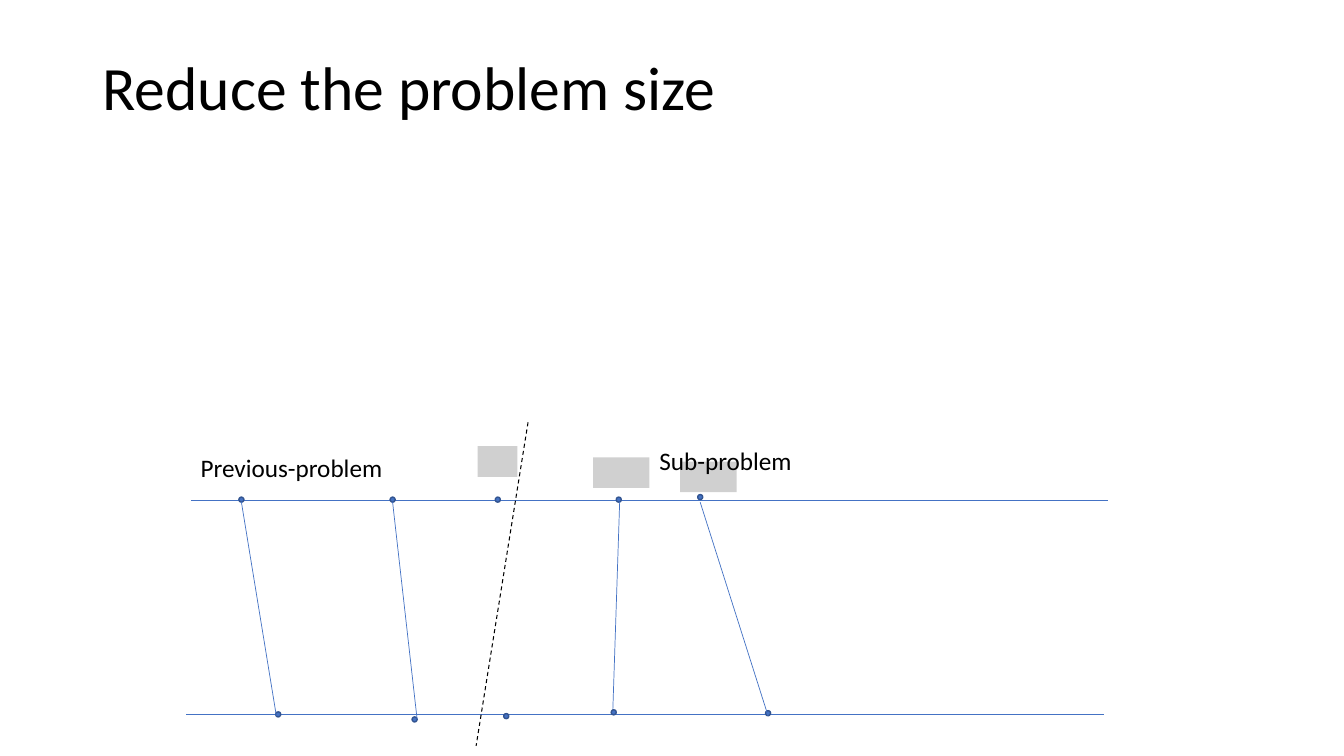
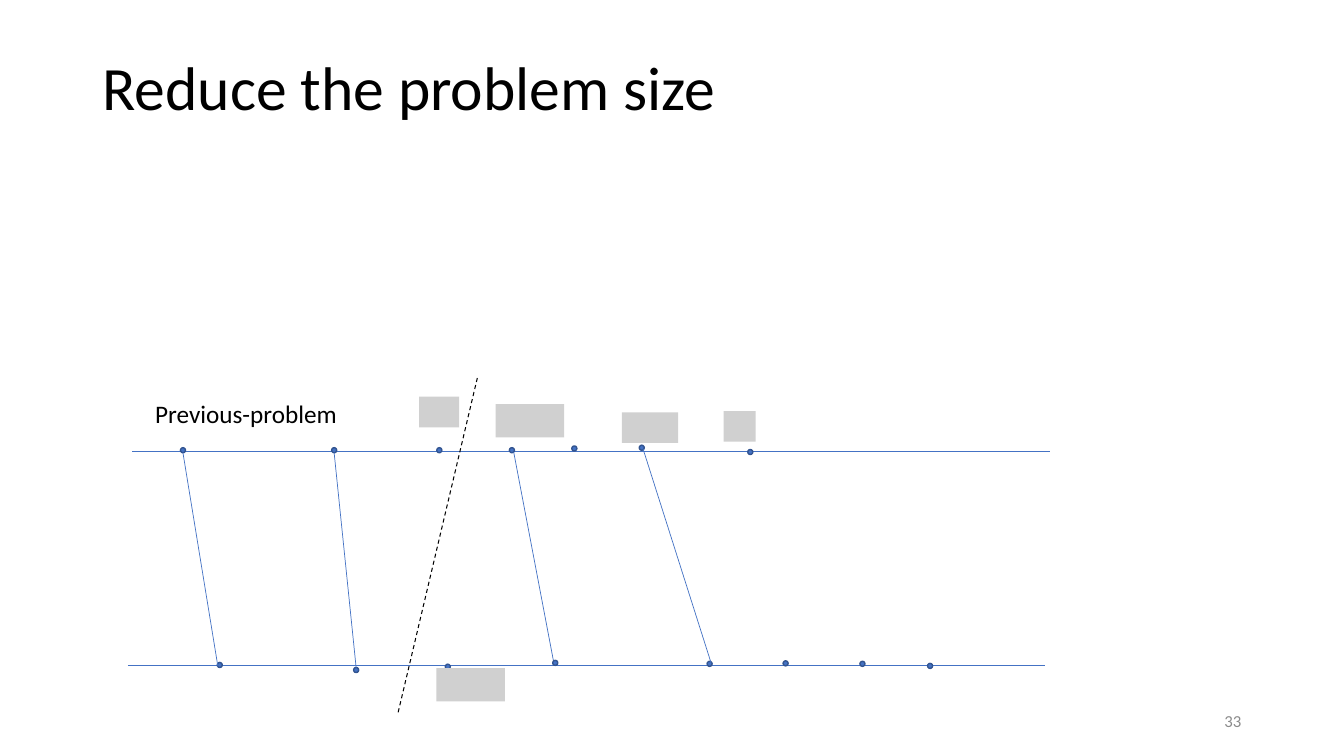
Before and after one commit to yikun-baio/sliced_opt, a slide deck: slide 33 of Sliced Optimal Partial Transport/report/OPT_Yikun.pptx. Drawn at 1344x756 pixels with LibreOffice and Linux fonts; fonts in the diff are those of the drawing; grey boxes stand for pictures. Boxes give left, top, right and bottom in pixels: in the first picture for what was removed or moved away, otherwise in the second. Text is boxed around its words. In the diff, an @@ line names an element or a change of style, - is before the commit and + after.

```diff
--- a/Sliced Optimal Partial Transport/report/OPT_Yikun.pptx
+++ b/Sliced Optimal Partial Transport/report/OPT_Yikun.pptx
@@ line moved from (528, 422) - (476, 746) to (478, 378) - (398, 714) @@
@@ text "Previous-problem": place and size @@
-text "Previous-problem" at (201, 459, 382, 481)
+text "Previous-problem" at (155, 405, 336, 427)
@@ picture added at (419, 397, 460, 429) @@
@@ picture added at (496, 404, 565, 438) @@
@@ picture added at (622, 412, 679, 443) @@
@@ picture added at (724, 411, 756, 442) @@
@@ picture removed at (478, 447, 518, 478) @@
@@ ellipse: place and size @@
-ellipse at (616, 497, 621, 502)
+ellipse at (509, 448, 514, 453)
@@ ellipse added at (572, 446, 577, 451), fill #4472C4, outline #325491 1 pt @@
@@ line moved from (701, 502) - (768, 716) to (643, 449) - (711, 662) @@
@@ 9 ellipses, 3 lines: place and size @@
-9 ellipses, 3 lines at (187, 495, 1108, 722)
+9 ellipses, 3 lines at (128, 446, 1050, 673)
@@ line moved from (393, 502) - (417, 720) to (334, 453) - (356, 667) @@
@@ line moved from (620, 501) - (613, 715) to (514, 452) - (555, 665) @@
@@ picture removed at (593, 458, 649, 488) @@
@@ text removed at (659, 452, 791, 476) @@
-Sub-problem
@@ picture removed at (681, 462, 737, 492) @@
@@ ellipse added at (748, 450, 753, 455), fill #4472C4, outline #325491 1 pt @@
@@ picture added at (437, 668, 505, 702) @@
@@ ellipse added at (783, 661, 788, 666), fill #4472C4, outline #325491 1 pt @@
@@ ellipse added at (860, 661, 865, 666), fill #4472C4, outline #325491 1 pt @@
@@ ellipse added at (928, 663, 933, 668), fill #4472C4, outline #325491 1 pt @@
@@ page number added at (1224, 716, 1241, 727), 12 pt, text #8C8C8C @@
+33
```
Also in this commit, not shown: 48 other slides changed, 5 slides added, 23 other files.
